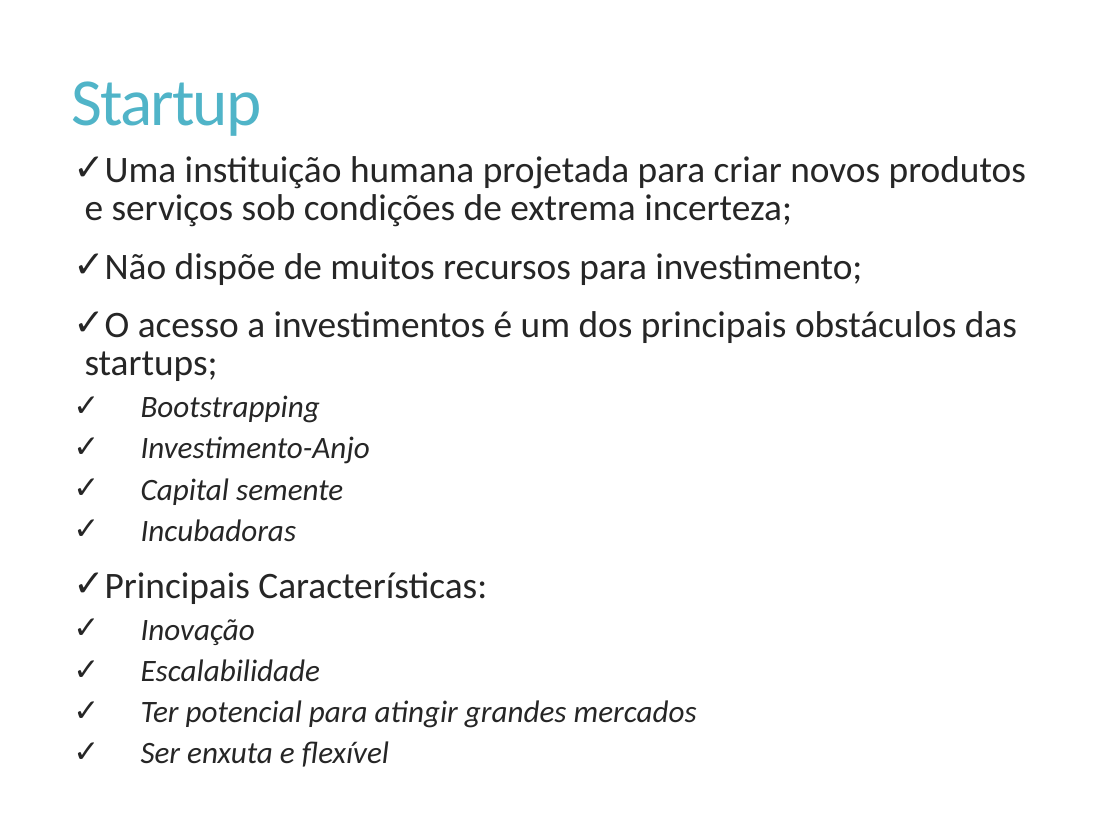
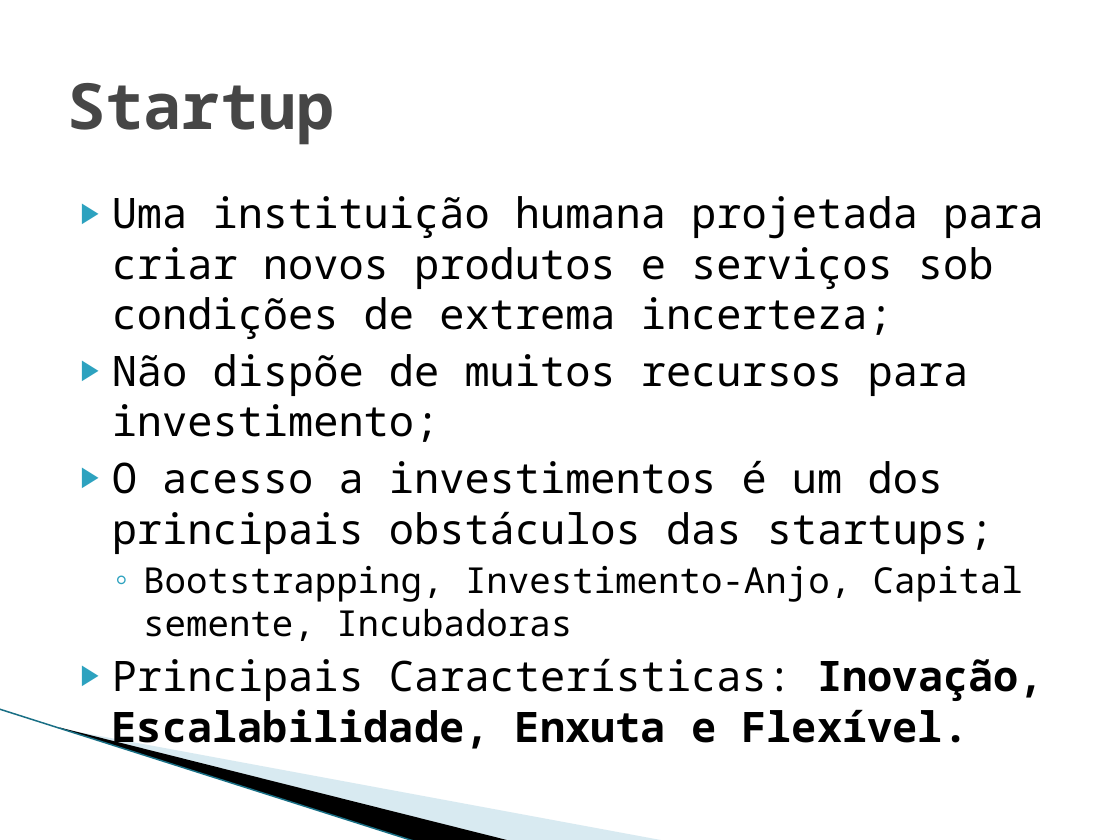
Before and after one commit to Elton-Garbin/TCC-2016, a slide deck: slide 18 of StartIdea/StartIdea.Docs/Apresentacao.pptx. Drawn at 1120x840 pixels with LibreOffice and Linux fonts; fonts in the diff are those of the drawing; background and template pictures are left out. Boxes give left, top, right and bottom in pixels: in the first picture for what was removed or moved away, otherwise in the second. Text is boxed around its words. In the diff, an @@ line names an element or a change of style, - is before the commit and + after.

```diff
--- a/StartIdea/StartIdea.Docs/Apresentacao.pptx
+++ b/StartIdea/StartIdea.Docs/Apresentacao.pptx
@@ title "Startup" at (x1=67, y1=83, x2=335, y2=145): size 43.2 to 41 pt, font Calibri to Noto Sans Mono, text colour #50B4C8 to #464646, letter spacing -1.2 to 0 pt, bold on; line spacing 0.9 to 1 @@
@@ text "Uma instituição humana projetada para ..." moved from (x1=85, y1=156, x2=1026, y2=767) to (x1=112, y1=196, x2=1044, y2=753) @@
@@ text at (x1=112, y1=196, x2=1044, y2=554): size 24 to 27 pt, font Calibri to Noto Sans Mono, text colour #262626 to #000000 in "Uma instituição humana projetada para criar novos ...", "Não dispõe de muitos recursos para investimento;", "O acesso a investimentos é um dos ..."; bullet ✓ to ▶; line spacing 0.85 to 1; less space between paragraphs @@
@@ text at (x1=112, y1=565, x2=1044, y2=753): text changed; size 20 to 27 pt; font Calibri to Noto Sans Mono; text colour #262626 to #000000; italic off @@
-    ✓ Bootstrapping
-    ✓ Investimento-Anjo
-    ✓ Capital semente
-    ✓ Incubadoras
-✓ Principais Características:
-    ✓ Inovação
-    ✓ Escalabilidade
-    ✓ Ter potencial para atingir grandes mercados
-    ✓ Ser enxuta e flexível
+  ◦ Bootstrapping, Investimento-Anjo, Capital semente, Incubadoras
+▶ Principais Características: Inovação, Escalabilidade, Enxuta e Flexível.
@@ line added from (0, 709) to (416, 840), #97C5D8 0.95 pt @@
@@ freeform shape added at (x1=59, y1=727, x2=512, y2=840), fill #000000 @@
@@ freeform shape added at (x1=62, y1=728, x2=666, y2=840), fill #A0CBDC at 40% opacity @@
```
Also in this commit, not shown: 18 other slides changed, 41 slides added, 1 slide removed, 3 other files.
